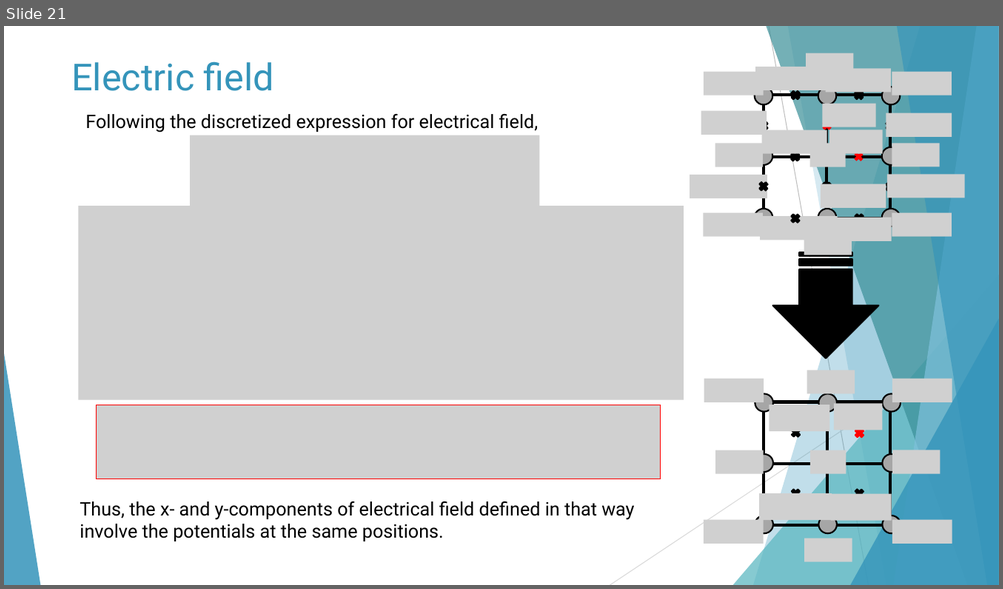
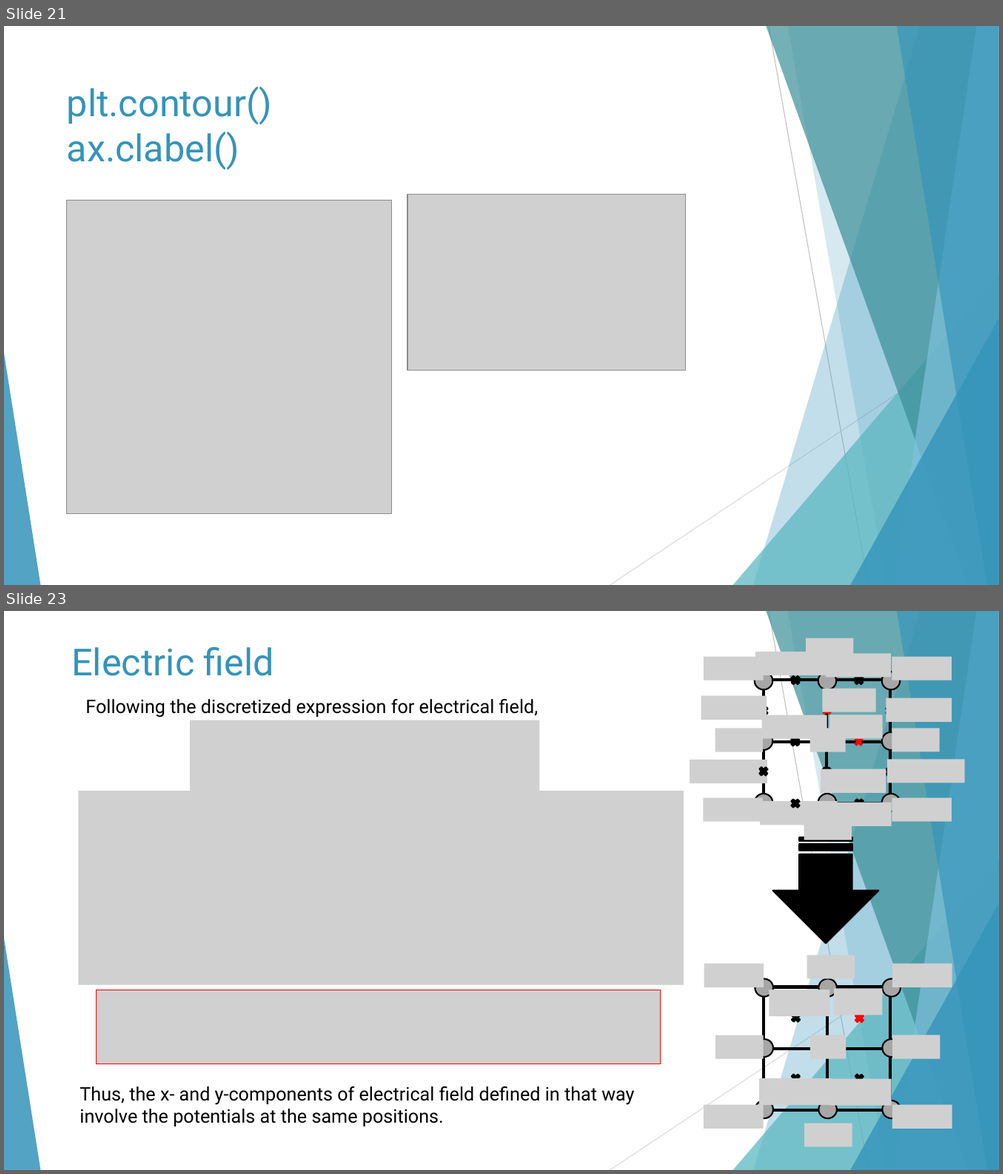
Before and after one commit to Wayne-4415/-, a slide deck: Partial differential equations (PDEs) 2021.pptx. Shown one above the other, each under a label of ours: slide 21 before the commit, slides 21 and 23 after it; the slides between them are not shown. The pictures are 1003x589 and 1003x1174 pixels, drawn with LibreOffice and Linux fonts; fonts in the diff are those of the drawing; grey boxes stand for pictures. Boxes give left, top, right and bottom in pixels: in the first picture for what was removed or moved away, otherwise in the second. Text is boxed around its words. In the diff, an @@ line names an element or a change of style, - is before the commit and + after.

```diff
--- a/Partial differential equations (PDEs) 2021.pptx
+++ b/Partial differential equations (PDEs) 2021.pptx
@@ slide 21 added at [4,26,999,585], background #FFFFFF; not listed: 10 template elements that a slide beside it also shows @@
@@ title added at [67,87,272,170], 36 pt, text #3494BA @@
+plt.contour()
+ax.clabel()
@@ picture added at [67,200,391,514] @@
@@ picture added at [407,194,686,370] @@
@@ what was slide 21 is now slide 23 @@
```
Also in this commit, not shown: 14 slides changed, 5 other slides added, 5 slides removed, 1 other file.
